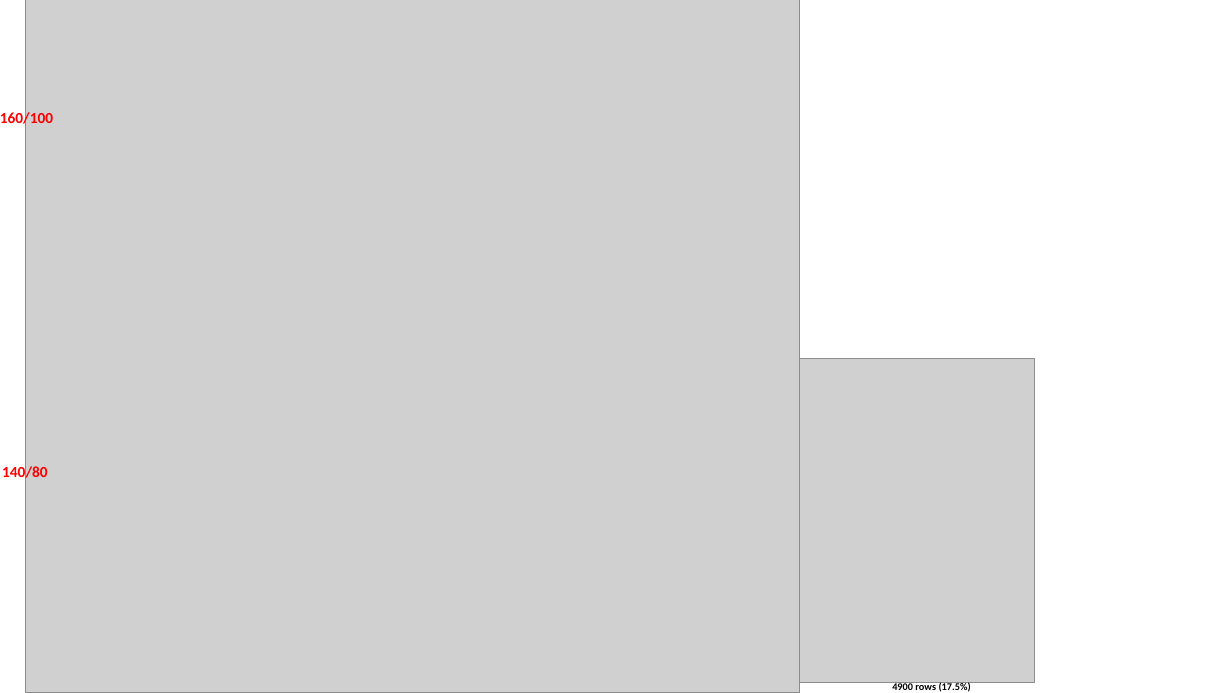
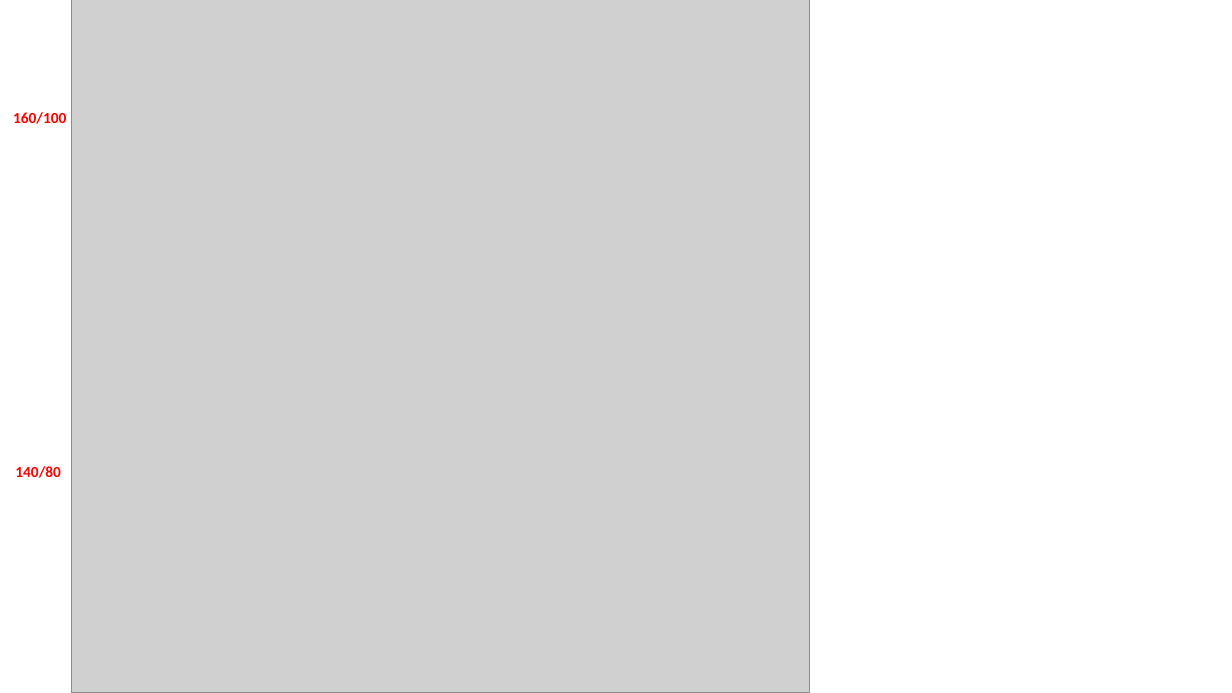
Before and after one commit to zhaohanxiong/OxfordCVM, a slide deck: slide 1 of job_results.pptx. Drawn at 1232x693 pixels with LibreOffice and Linux fonts; fonts in the diff are those of the drawing; grey boxes stand for pictures. Boxes give left, top, right and bottom in pixels: in the first picture for what was removed or moved away, otherwise in the second. Text is boxed around its words. In the diff, an @@ line names an element or a change of style, - is before the commit and + after.

```diff
--- a/job_results.pptx
+++ b/job_results.pptx
@@ picture: place and size @@
-picture at box(26, 0, 800, 693)
+picture at box(71, 0, 810, 693)
@@ text "160/100" rewrapped from box(0, 110, 53, 128) to box(13, 112, 66, 124) @@
@@ picture removed at box(799, 359, 1034, 683) @@
@@ text "140/80" rewrapped from box(2, 464, 48, 482) to box(15, 466, 61, 478) @@
@@ text removed at box(892, 682, 971, 693) @@
-4900 rows (17.5%)
```
Also in this commit, not shown: 2 other slides changed, 2 slides added.
